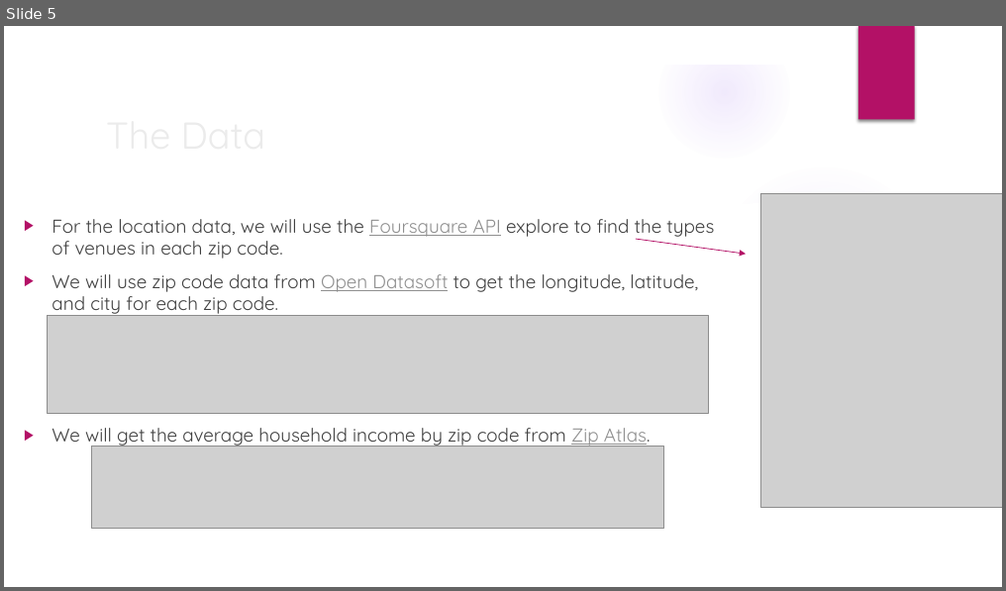
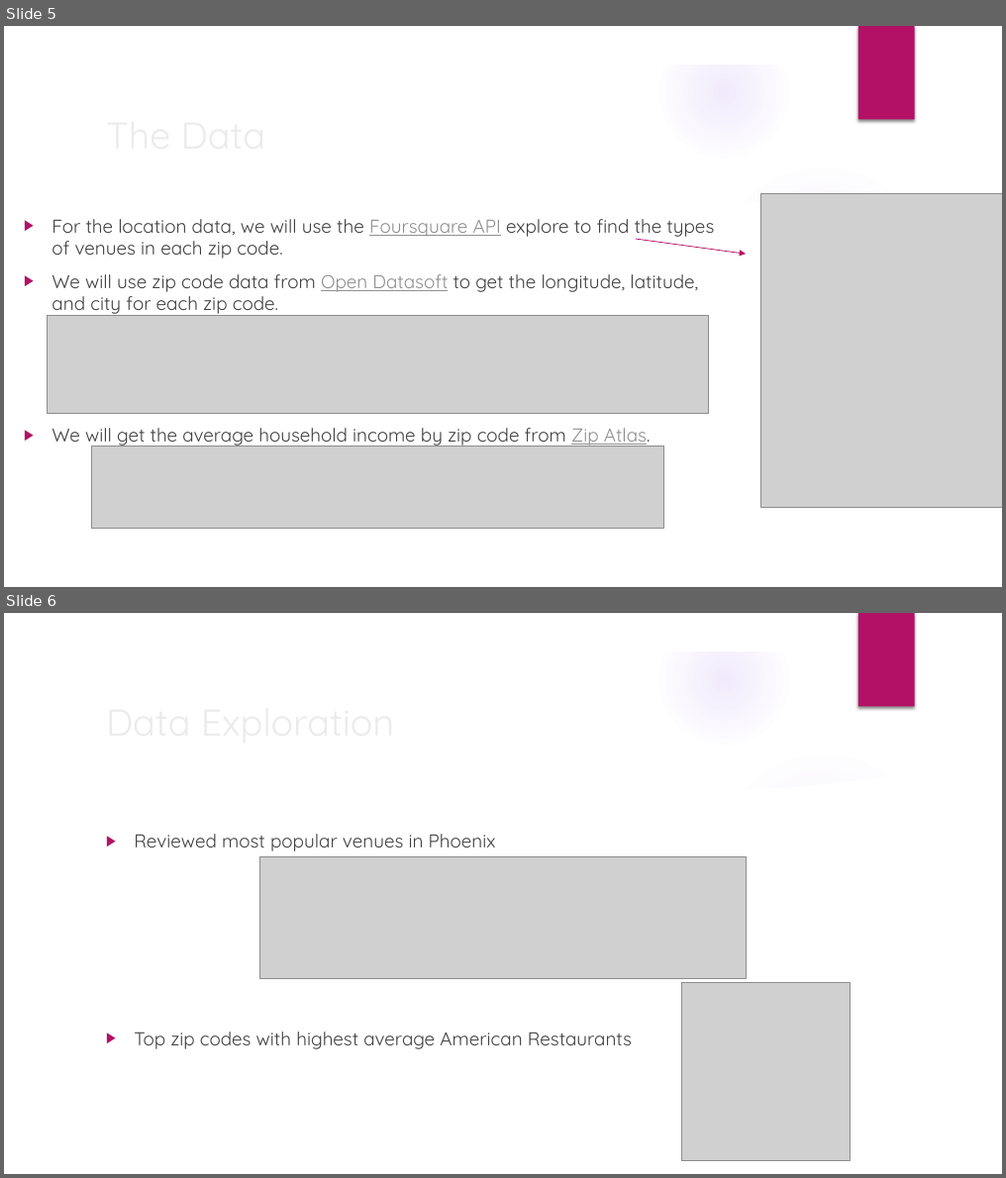
Before and after one commit to emhalls/Capstone, a slide deck: EHallstrom Applied Data Science Capstone.pptx. Shown one above the other, each under a label of ours: slide 5 before the commit, slides 5 and 6 after it. The pictures are 1006x591 and 1006x1178 pixels, drawn with LibreOffice and Linux fonts; fonts in the diff are those of the drawing; grey boxes stand for pictures; background and template pictures are left out. Boxes give left, top, right and bottom in pixels: in the first picture for what was removed or moved away, otherwise in the second. Text is boxed around its words. In the diff, an @@ line names an element or a change of style, - is before the commit and + after.

```diff
--- a/EHallstrom Applied Data Science Capstone.pptx
+++ b/EHallstrom Applied Data Science Capstone.pptx
@@ slide 6 added at bbox=[4, 613, 1002, 1174], background picture (left out); not listed: 9 template elements that a slide beside it also shows @@
@@ title added at bbox=[98, 692, 816, 750], 36 pt, text #EBEBEB @@
+Data Exploration
@@ text added at bbox=[134, 834, 632, 1050], 18 pt, text #404040 @@
+▶ Reviewed most popular venues in Phoenix
+▶ Top zip codes with highest average American Restaurants
@@ picture added at bbox=[260, 858, 746, 979] @@
@@ picture added at bbox=[681, 983, 849, 1161] @@
```
Also in this commit, not shown: 5 slides changed, 1 other slide added, 2 slides removed, 1 other file.
